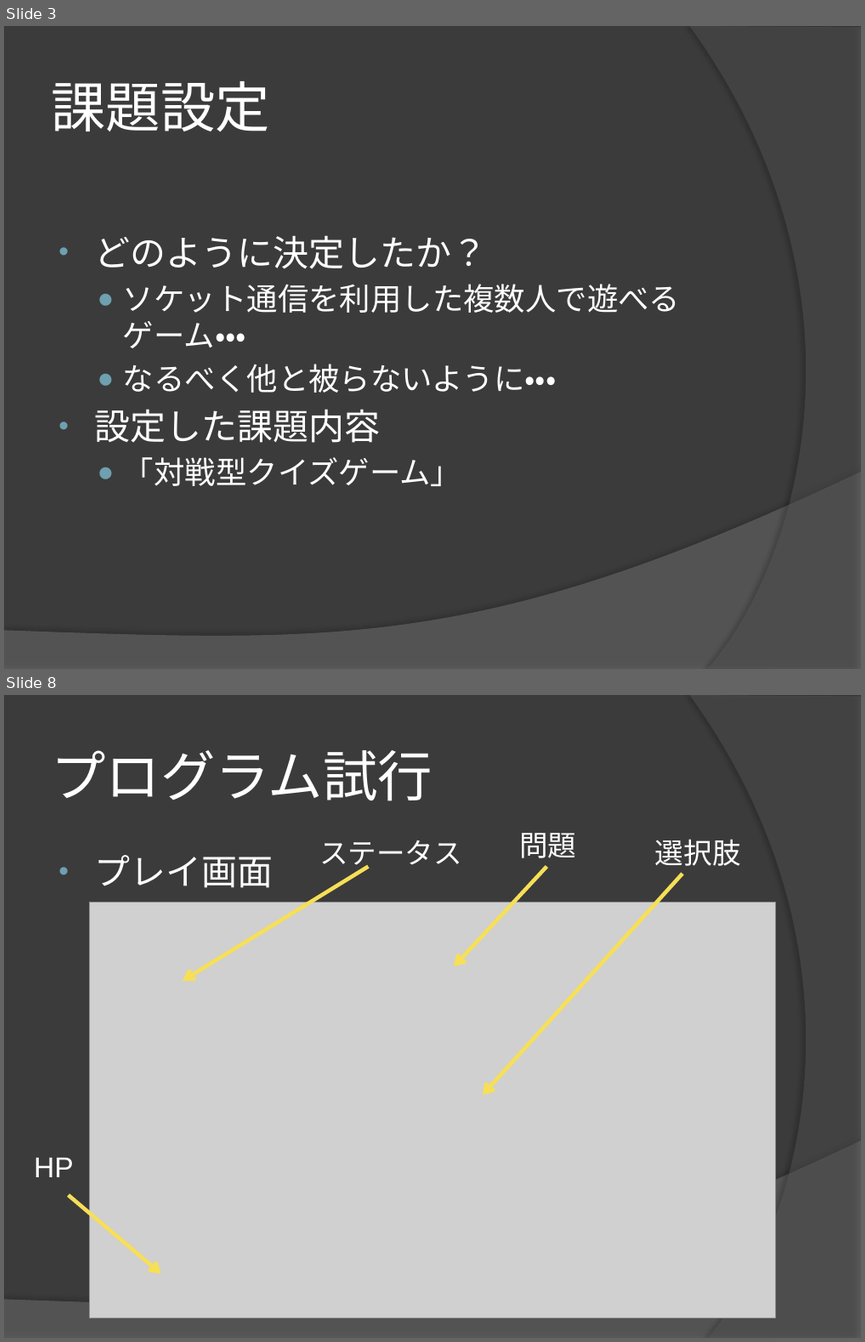
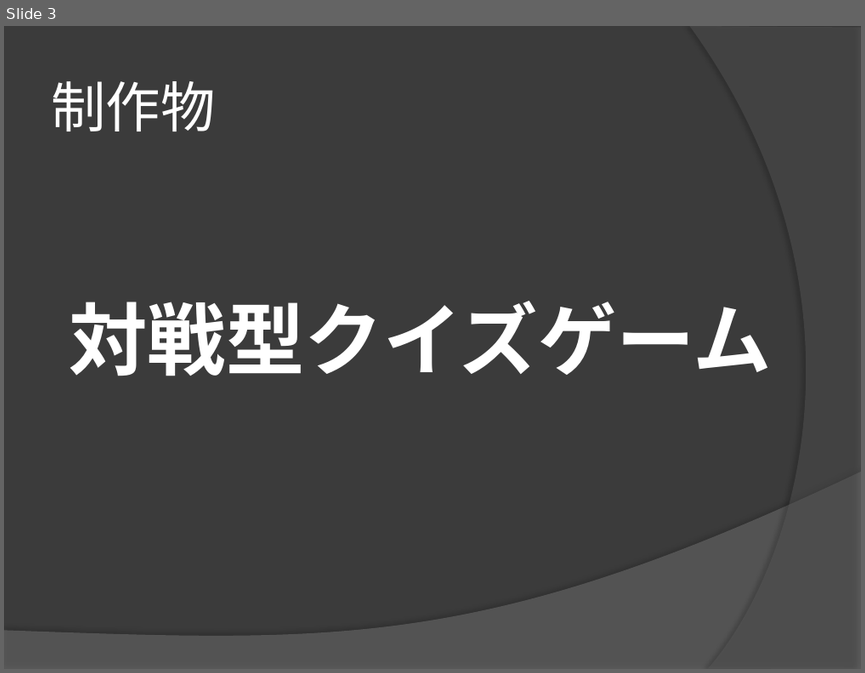
Before and after one commit to ymurota/SoftwareApp, a slide deck: SoftwarePP.pptx. Shown one above the other, each under a label of ours: slides 3 and 8 before the commit, slide 3 after it; the slides between them are not shown. The pictures are 865x1342 and 865x673 pixels, drawn with LibreOffice and Linux fonts; fonts in the diff are those of the drawing; grey boxes stand for pictures. Boxes give left, top, right and bottom in pixels: in the first picture for what was removed or moved away, otherwise in the second. Text is boxed around its words. In the diff, an @@ line names an element or a change of style, - is before the commit and + after.

```diff
--- a/SoftwarePP.pptx
+++ b/SoftwarePP.pptx
@@ slide 8 removed at [4, 695, 861, 1338], background #3B3B3B; not listed: 2 template elements that a slide beside it also shows @@
@@ title removed at [51, 750, 432, 801] @@
-プログラム試行
@@ text removed at [319, 840, 462, 871] @@
-ステータス
@@ text removed at [519, 833, 576, 858] @@
-問題
@@ text removed at [655, 839, 741, 866] @@
-選択肢
@@ text removed at [95, 855, 273, 888] @@
-• プレイ画面
@@ arrow removed from (368, 867) to (182, 981) @@
@@ arrow removed from (546, 867) to (454, 967) @@
@@ arrow removed from (682, 873) to (482, 1095) @@
@@ picture removed at [90, 902, 775, 1318] @@
@@ text removed at [34, 1157, 74, 1177] @@
-HP
@@ arrow removed from (69, 1195) to (160, 1273) @@
@@ slide 3 changed as well @@
@@ title at [51, 81, 215, 131]: text changed @@
-課題設定
+制作物
@@ text at [69, 301, 772, 376]: text changed; size 26 to 66 pt; bold on @@
-• どのように決定したか？
-  ● ソケット通信を利用した複数人で遊べるゲーム・・・
-  ● なるべく他と被らないように・・・
-• 設定した課題内容
-  ● 「対戦型クイズゲーム」
+対戦型クイズゲーム
```
Also in this commit, not shown: 4 other slides changed, 2 slides added, 4 other slides removed, 1 other file.
